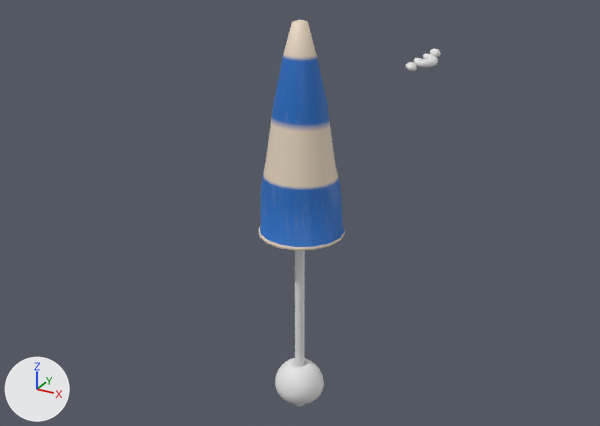
Before and after pictures for a commit that changed the FBX model plipplop/Assets/Meshes/Props/KM_Umbrella01.fbx.
Before and after are seen from a 50 mm lens placed at (0.0173, -0.0315, 0.0266), pointed at (-0.0002, 0.0003, 0.0107). Every picture has the same lights, and +X, +Y and +Z are marked at lower left. Shape keys are drawn at the values saved in each file.

The first picture shows 'Umbrella', 'UmbrellaBody'.
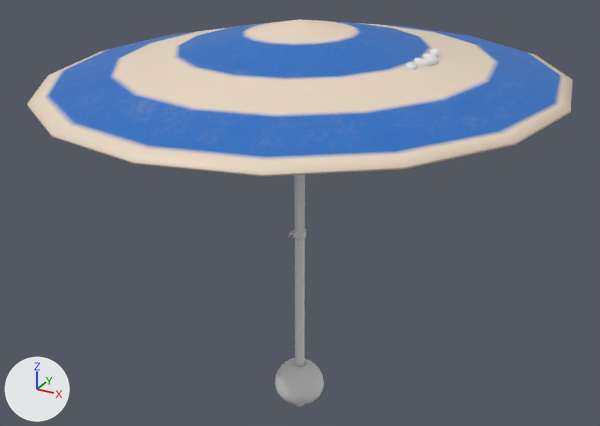
What changed in the scene script:
```text
Change key_0_close:
    where key_0_close = bpy.data.objects['Umbrella'].data.shape_keys.key_blocks['Close']
    key_0_close.value: 1.0 -> 0.0
```

Pixel boxes (x1, y1, x2, y2) of what changed, in the pictures (600 x 426 px):
'Umbrella', reshaped (522% wider)
    before: (258, 20, 345, 406)
    after: (27, 19, 573, 406)
